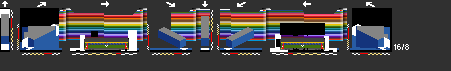
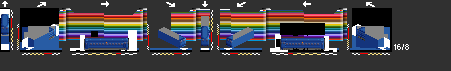
Layers edited between the first and the second 451 × 71 image:
hid "A8" over [85, 38, 324, 49]
added layer "AFM7" above "half" over [1, 14, 365, 50]
